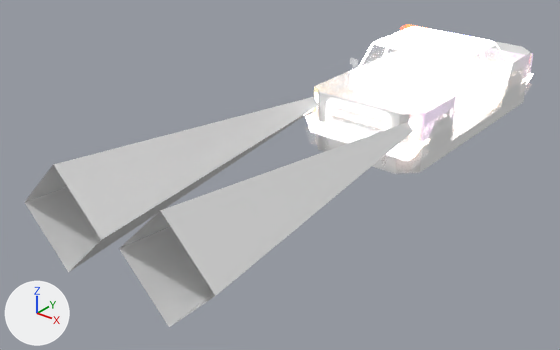
The FBX model Assets/FBX/Environment/NPCs/cop1.fbx: old version first, new version second.
One viewpoint serves both versions: a 50 mm camera at (11.08, -21.4, 9.48) aimed at (-1.1, -6.17, 0.04). Every picture has the same lights, and +X, +Y and +Z are marked at lower left. Where no turn or scale is listed for an object, it has been applied to the vertices.

The first picture shows 'cop1', 'cop1_cldr'.
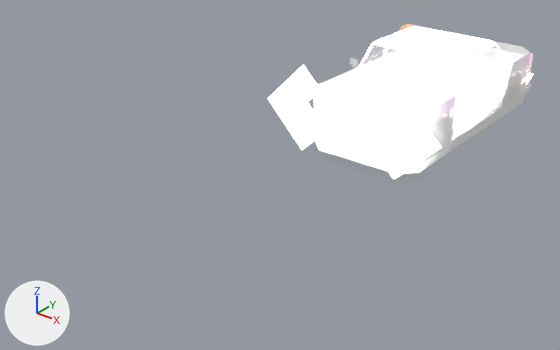
Pixel boxes [x1, y1, x2, y2] of what changed, in the pictures (560 x 350 px; the box of a moved part takes in the faces that stretch with it):
'cop1', reshaped (48% narrower, 49% shorter): before [25, 26, 534, 327]; after [268, 26, 534, 179]
part 1 of me_cube_004, moved or reshaped: before [25, 97, 413, 327]; after [268, 65, 441, 179]

What the commit changed:
In material 'RetroAtlasGodRay' (mat_retroatlasgodray), emission_strength is now set to 50.0.
me_cube_004 has 472 vertices, 420 faces and spans x -2.9..2.9, y -13.0..4.2, z 0.0..2.9.
me_cube_004 is used by ob_cop1; location (0.0, 0.0, 0.0).
Before the commit, vertices of me_cube_004: 456 (0.3, -13.0, 1.4) at pixel (119, 248), 457 (1.6, -13.0, 2.7) at pixel (160, 210), 460 (1.6, -13.0, 0.1) at pixel (169, 327), 461 (2.9, -13.0, 1.4) at pixel (215, 295), 464 (-0.3, -13.0, 1.4) at pixel (101, 239).
Before the commit, vertices of me_cube_004: 465 (-1.6, -13.0, 2.7) at pixel (53, 164), 468 (-1.6, -13.0, 0.1) at pixel (68, 272), 469 (-2.9, -13.0, 1.4) at pixel (24, 202).
Part 1, on me_cube_004:
Vertices 456, 457, 460, 461, 464, 465, 468, 469 of me_cube_004 move by (0.0, 8.5, 0.0).
